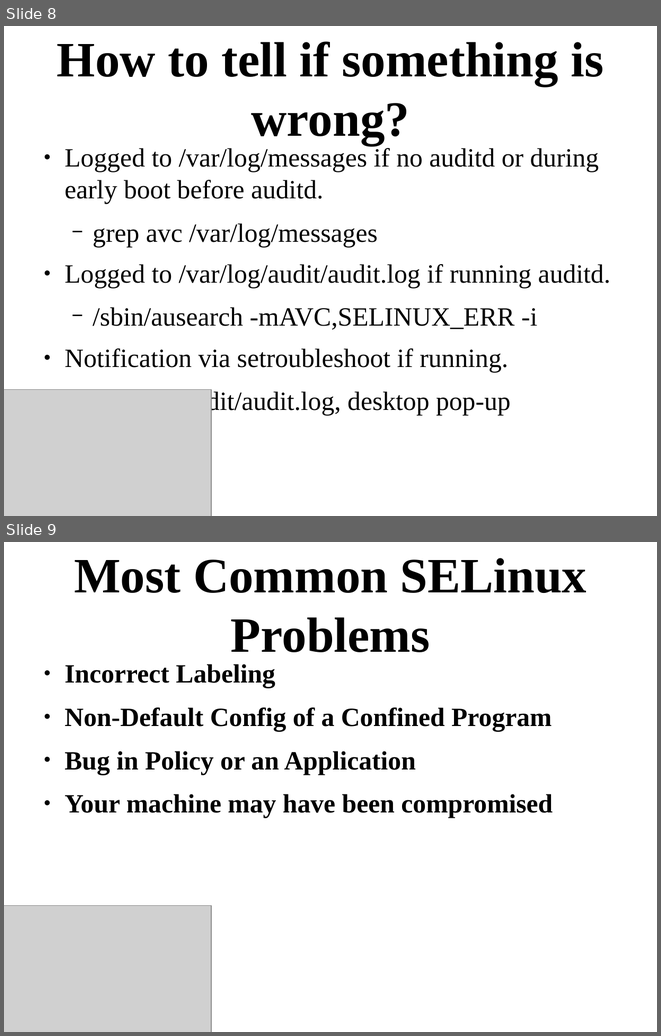
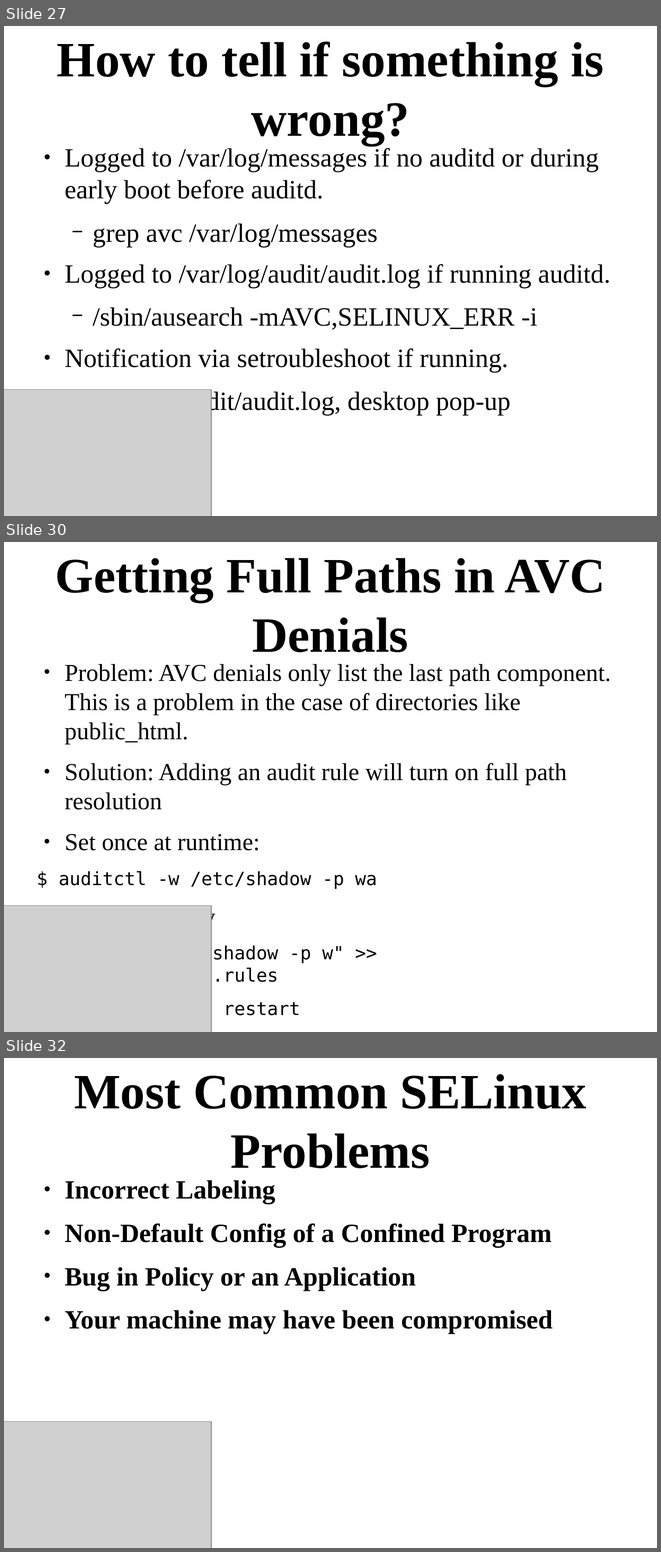
Before and after one commit to Frodox/SELinux-USNA-20150427, a slide deck: SELinux-USNA-20150427.odp. Shown one above the other, each under a label of ours: slides 8 and 9 before the commit, slides 27, 30 and 32 after it; the slides between them are not shown. The pictures are 661x1036 and 661x1552 pixels, drawn with LibreOffice and Linux fonts; fonts in the diff are those of the drawing; grey boxes stand for pictures. Boxes give left, top, right and bottom in pixels: in the first picture for what was removed or moved away, otherwise in the second. Text is boxed around its words. In the diff, an @@ line names an element or a change of style, - is before the commit and + after.

```diff
--- a/SELinux-USNA-20150427.odp
+++ b/SELinux-USNA-20150427.odp
@@ slide 30 added at (x1=4, y1=542, x2=657, y2=1032), background #FFFFFF @@
@@ title added at (x1=55, y1=558, x2=606, y2=652), 60 pt, text #000000, bold @@
+Getting Full Paths in AVC Denials
@@ text added at (x1=37, y1=664, x2=611, y2=1019), 29.6 pt, text #000000 @@
+● Problem: AVC denials only list the last path component. This is a problem in the case of directories like public_html.
+● Solution: Adding an audit rule will turn on full path resolution
+● Set once at runtime:
+$ auditctl -w /etc/shadow -p wa
+● Set Persistently
+$ echo "-w /etc/shadow -p w" >> /etc/audit/audit.rules
+$ service auditd restart
@@ picture added at (x1=4, y1=905, x2=211, y2=1032) @@
@@ what was slide 8 is now slide 27 @@
@@ what was slide 9 is now slide 32 @@
```
Also in this commit, not shown: 2 slides changed, 26 other slides added, 1 slide removed.
